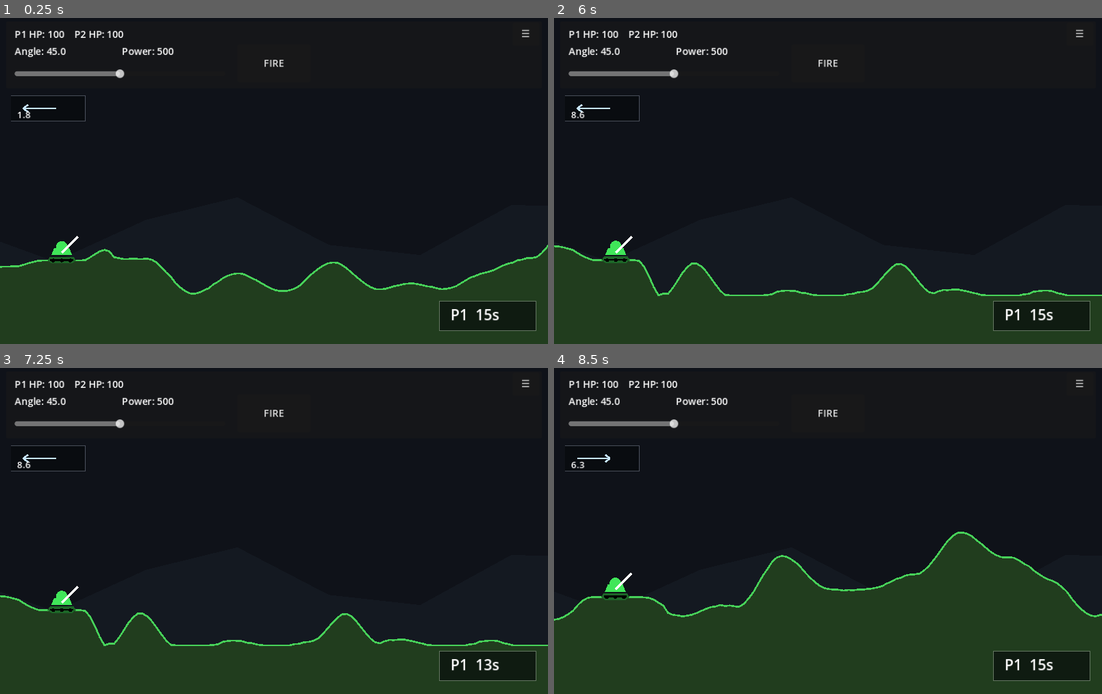
Above: before the commit, frames 1-4 (two rows, left to right).
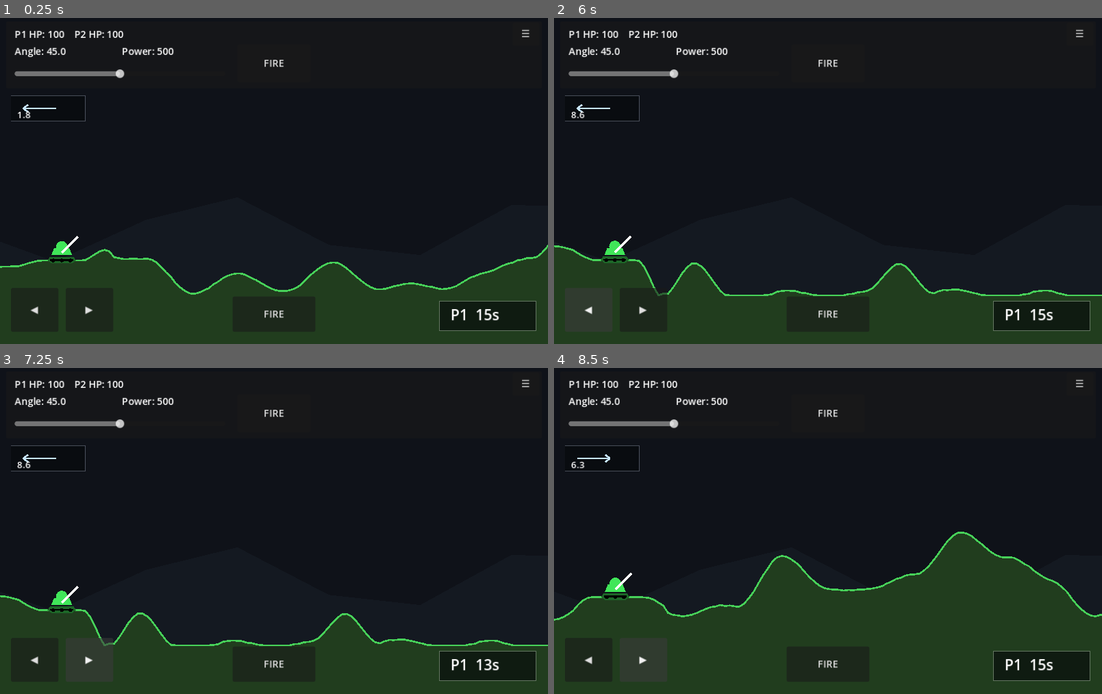
Above: after the commit, the same moments.

Repository: nwrowe/tilt-tanks
Game: Godot game, scene res://scenes/Main.tscn
The game is run twice, just before and just after one commit, with the same random seed, the same clock (stepped at 60 frames per second) and the same inputs.
Inputs (mouse positions are in pixels of both pictures, inside the frame that each line leads up to):
- Up to frame 1 (0.25 s): no input
- Up to frame 2 (6 s): click "FIRE" at 0.5 s; click "FIRE" at 1.25 s; tap Enter (ui_accept) at 2, 2.27, 3.02 s; hold Right 2.03-2.78 s; hold R 2.03-2.78 s; hold Down 2.78-3.53 s; tap R at 2.85, 3.8 s; hold Right 3.53-4.25 s; hold Space 3.53-4.25 s; click "☰" at 4.25 s; click "Rematch" at 5 s; click (586, 311) at 5.75 s, where only the run after the commit has a clickable "◀"
- Up to frame 3 (7.25 s): click (87, 661) at 6.5 s, where only the run after the commit has a clickable "▶"
- Up to frame 4 (8.5 s): tap Enter (ui_accept) at 7.25, 7.52, 8, 8.27 s; hold Up 7.28-8.03 s; tap R at 7.35 s; hold Left from 8.03 s (still down); hold R from 8.03 s (still down)

The runs differ from the first frame. In frame 1, less than 0.1% of the frame differs, in the area x 5-52%, y 88-93%; in frame 2, 0.2%, in the area x 5-52%, y 66-93%; in frame 3, 0.1%; in frame 4, 0.1%.

Commit message:
Add Android touch movement and fire controls

Diff:
--- a/scripts/Main.gd
+++ b/scripts/Main.gd
@@ -59,6 +59,11 @@
 var menu_panel: Panel
 var end_panel: Panel
 var end_label: Label
+var mobile_left_button: Button
+var mobile_right_button: Button
+var mobile_fire_button: Button
+var mobile_left_pressed: bool = false
+var mobile_right_pressed: bool = false
 var overlay_open: bool = false
 var end_popup_shown: bool = false
 
@@ -111,6 +116,32 @@
 	ui_layer.add_child(menu_button)
 	menu_button.pressed.connect(_toggle_menu)
 
+	mobile_left_button = Button.new()
+	mobile_left_button.text = "◀"
+	mobile_left_button.position = Vector2(18, 448)
+	mobile_left_button.size = Vector2(78, 72)
+	mobile_left_button.focus_mode = Control.FOCUS_NONE
+	ui_layer.add_child(mobile_left_button)
+	mobile_left_button.button_down.connect(func() -> void: mobile_left_pressed = true)
+	mobile_left_button.button_up.connect(func() -> void: mobile_left_pressed = false)
+
+	mobile_right_button = Button.new()
+	mobile_right_button.text = "▶"
+	mobile_right_button.position = Vector2(108, 448)
+	mobile_right_button.size = Vector2(78, 72)
+	mobile_right_button.focus_mode = Control.FOCUS_NONE
+	ui_layer.add_child(mobile_right_button)
+	mobile_right_button.button_down.connect(func() -> void: mobile_right_pressed = true)
+	mobile_right_button.button_up.connect(func() -> void: mobile_right_pressed = false)
+
+	mobile_fire_button = Button.new()
+	mobile_fire_button.text = "FIRE"
+	mobile_fire_button.position = Vector2(382, 462)
+	mobile_fire_button.size = Vector2(136, 58)
+	mobile_fire_button.focus_mode = Control.FOCUS_NONE
+	ui_layer.add_child(mobile_fire_button)
+	mobile_fire_button.pressed.connect(_on_fire_pressed)
+
 	menu_panel = Panel.new()
 	menu_panel.visible = false
 	menu_panel.position = Vector2(640, 58)
@@ -282,6 +313,7 @@
 		if Input.is_key_pressed(KEY_DOWN):
 			angle_deg -= 75.0 * delta
 	else:
+		# Phone aiming. If this feels reversed or sideways, we can flip/swap this axis next.
 		var tilt: float = clampf(gravity_vec.y / 9.8, -1.0, 1.0)
 		angle_deg = lerpf(12.0, 85.0, (tilt + 1.0) * 0.5)
 
@@ -289,9 +321,9 @@
 
 func _update_tank_movement(delta: float) -> void:
 	var direction: float = 0.0
-	if Input.is_key_pressed(KEY_LEFT):
+	if Input.is_key_pressed(KEY_LEFT) or mobile_left_pressed:
 		direction -= 1.0
-	if Input.is_key_pressed(KEY_RIGHT):
+	if Input.is_key_pressed(KEY_RIGHT) or mobile_right_pressed:
 		direction += 1.0
 
 	if direction == 0.0:
@@ -385,6 +417,8 @@
 	current_player = 1 - current_player
 	_load_current_player_settings()
 	turn_timer = TURN_TIME_LIMIT
+	mobile_left_pressed = false
+	mobile_right_pressed = false
 
 func _end_turn_without_shot() -> void:
 	player_angles[current_player] = angle_deg
@@ -416,6 +450,8 @@
 	explosion_pos = Vector2.INF
 	explosion_timer = 0.0
 	game_over = false
+	mobile_left_pressed = false
+	mobile_right_pressed = false
 	_generate_random_terrain()
 	camera_x = _camera_target_x()
 
